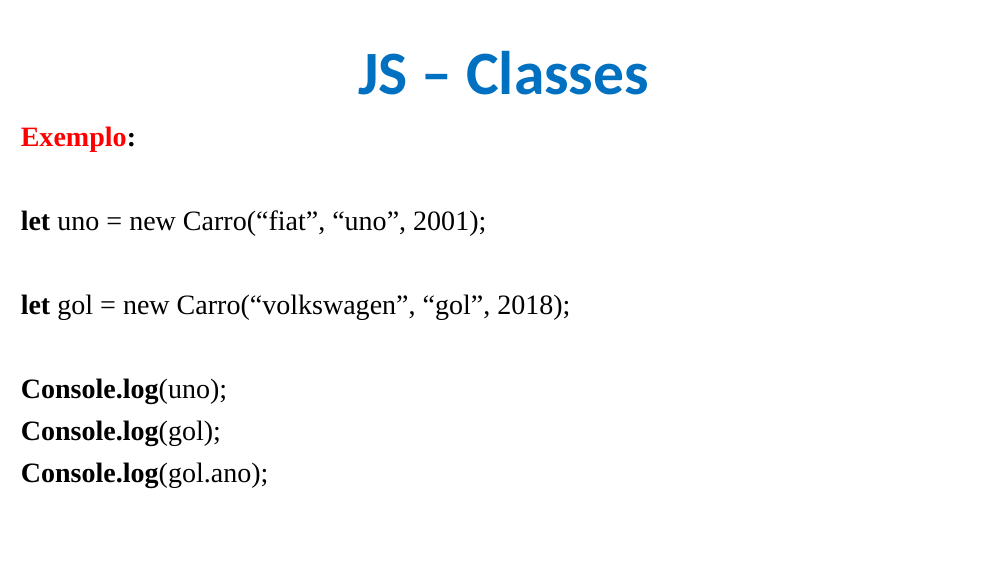
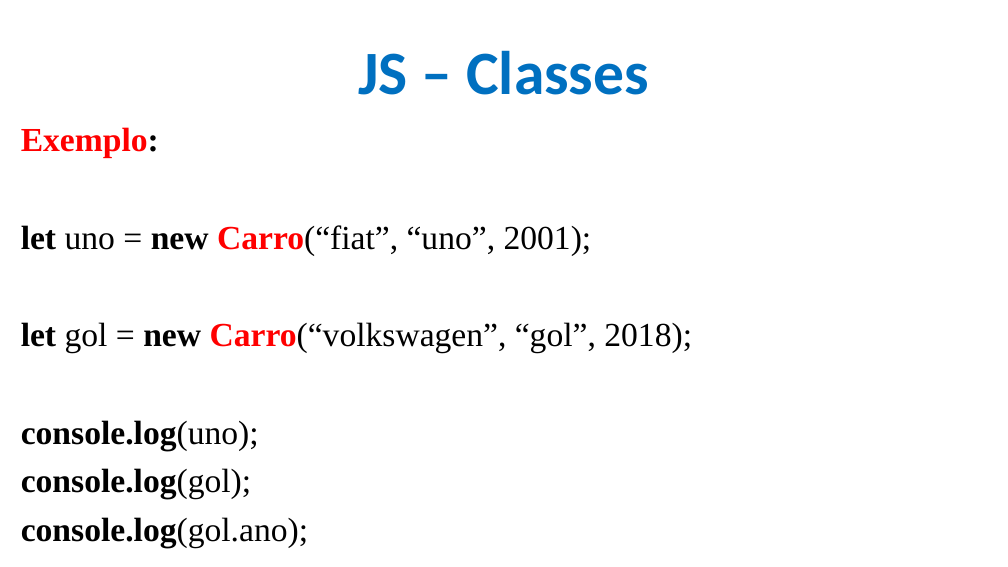
Before and after one commit to CloudEducationBrazil/WydenDesenvolvimentoWebPHP, a slide deck: slide 25 of 01 Classes/Aula 10 Desenvolvimento Web PHP - JS.pptx. Drawn at 1008x567 pixels with LibreOffice and Linux fonts; fonts in the diff are those of the drawing; background and template pictures are left out. Boxes give left, top, right and bottom in pixels: in the first picture for what was removed or moved away, otherwise in the second. Text is boxed around its words. In the diff, an @@ line names an element or a change of style, - is before the commit and + after.

Commit message:
ppts atu PHP

```diff
--- a/01 Classes/Aula 10 Desenvolvimento Web PHP - JS.pptx
+++ b/01 Classes/Aula 10 Desenvolvimento Web PHP - JS.pptx
@@ text at (21, 127, 692, 353): size 20 to 24 pt in "Exemplo:", "let uno = new Carro(“fiat”, “uno”, 2001);", "let gol = new Carro(“volkswagen”, “gol”, 2018);"; text colour #000000 to #FF0000 in "Carro(“fiat”,", "Carro(“volkswagen”,"; bold on in "new Carro(“fiat”,", "new Carro(“volkswagen”," @@
@@ text at (21, 420, 308, 548): text changed; size 20 to 24 pt @@
-Console.log(uno);
-Console.log(gol);
-Console.log(gol.ano);
+console.log(uno);
+console.log(gol);
+console.log(gol.ano);
```
Also in this commit, not shown: 21 other slides changed, 1 other file.
